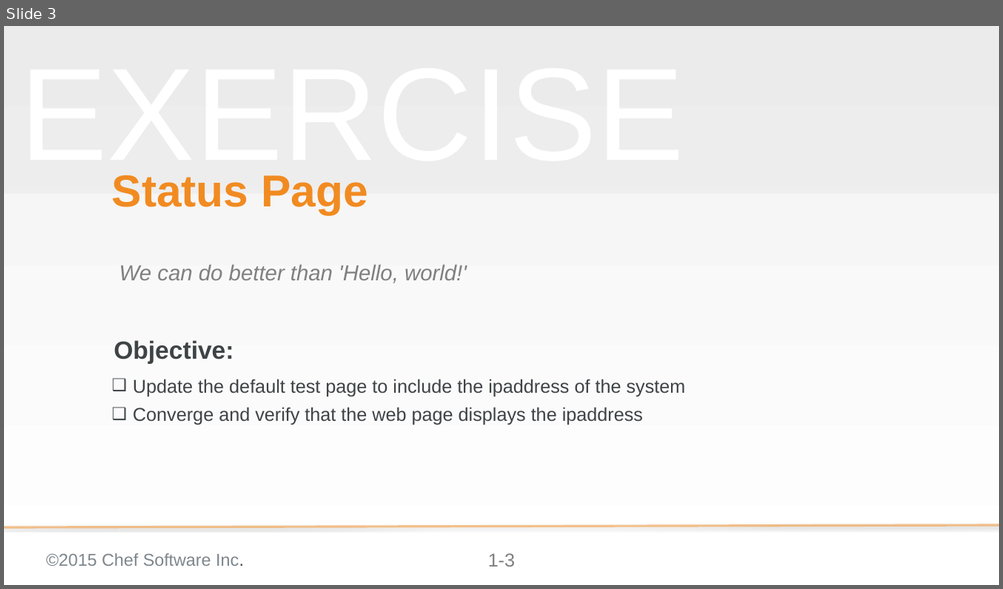
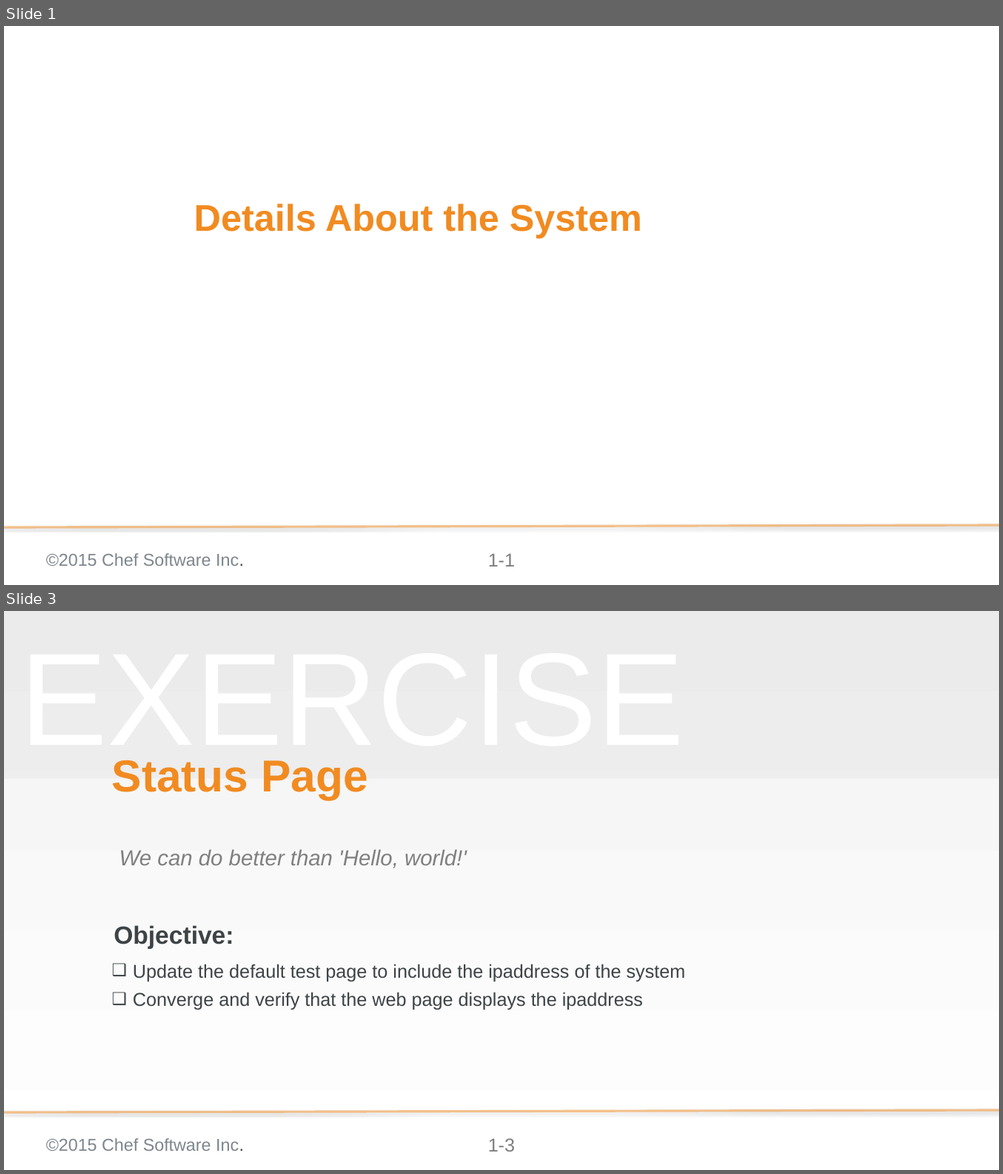
Before and after one commit to nathenharvey/chef-essentials, a slide deck: 06-details-about-the-system-windows.pptx. Shown one above the other, each under a label of ours: slide 3 before the commit, slides 1 and 3 after it; the slides between them are not shown. The pictures are 1003x589 and 1003x1174 pixels, drawn with LibreOffice and Linux fonts; fonts in the diff are those of the drawing; background and template pictures are left out. Boxes give left, top, right and bottom in pixels: in the first picture for what was removed or moved away, otherwise in the second. Text is boxed around its words. In the diff, an @@ line names an element or a change of style, - is before the commit and + after.

```diff
--- a/06-details-about-the-system-windows.pptx
+++ b/06-details-about-the-system-windows.pptx
@@ slide 1 added at (x1=4, y1=26, x2=999, y2=585), background picture (left out); not listed: 3 template elements that a slide beside it also shows @@
@@ title added at (x1=194, y1=204, x2=642, y2=238), 48 pt, text #F18B21, bold @@
+Details About the System
```
Also in this commit, not shown: 1 slide changed, 1 slide removed, 4 other files.
